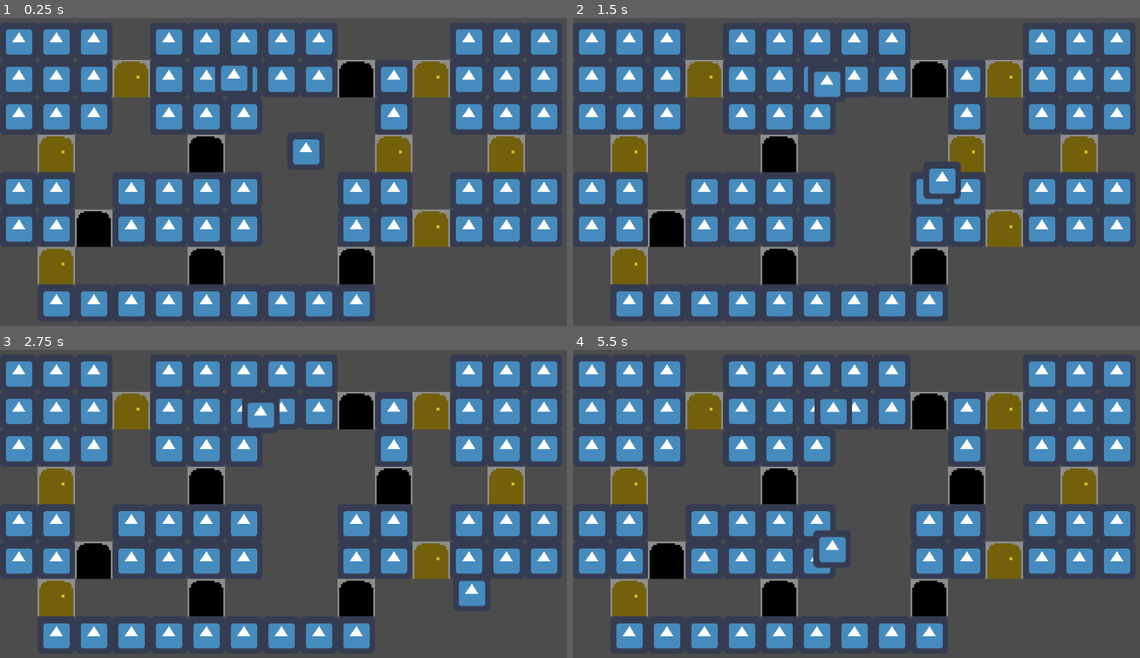
Above: before the commit, frames 1-4 (two rows, left to right).
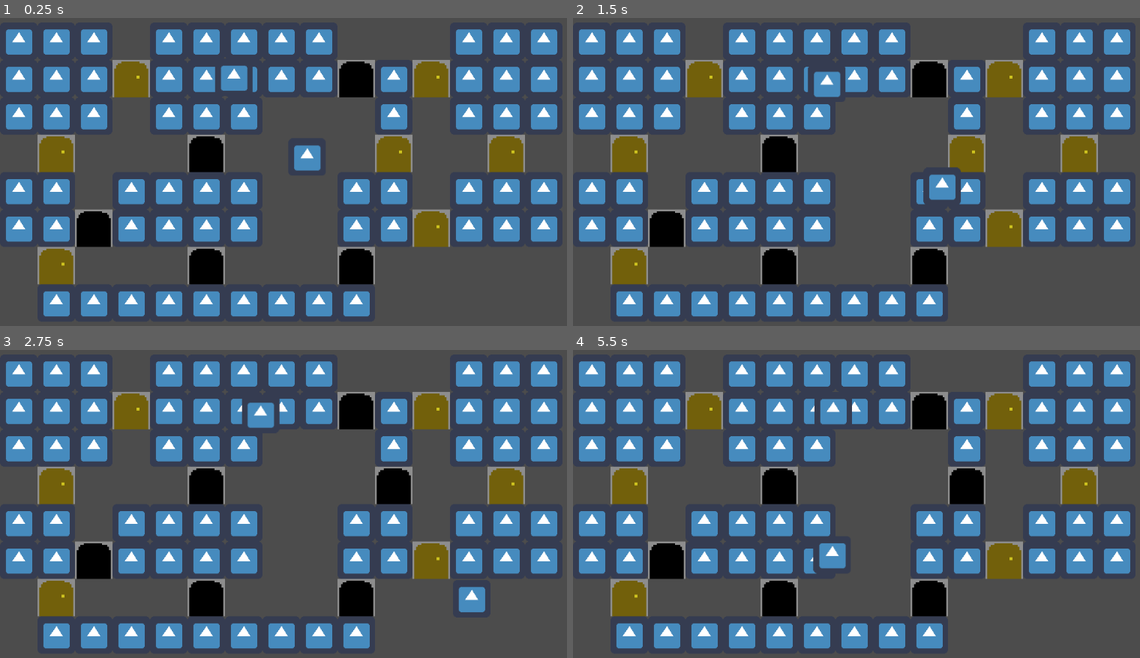
Above: after the commit, the same moments.

Repository: Omivel/LudemDare46
Game: Godot game, scene res://Levels/TestLevel.tscn
Two runs of this game, one before a commit and one after it. Both use one fixed random seed, a clock stepped at 60 frames per second and the inputs below. The engine's default icon, where the game draws it, is replaced by a stand-in: a white triangle on a blue panel in a dark square.
Inputs (mouse positions are in pixels of both pictures, inside the frame that each line leads up to):
- Up to frame 1 (0.25 s): no input
- Up to frame 2 (1.5 s): move the mouse to (1003, 144) at 0.52 s; press the mouse at (1003, 144) at 0.53 s; hold Right (ui_right) 0.53-1.28 s; tap Space (ui_select) at 0.77 s; move the mouse to (754, 178) at 1.27 s; release the mouse at (754, 178) at 1.28 s; hold Down (ui_down) from 1.28 s (still down); click (754, 178) at 1.35 s
- Up to frame 3 (2.75 s): tap Space (ui_select) at 1.52 s; move the mouse to (357, 414) at 2.02 s; release Down (ui_down) at 2.03 s; press the mouse at (357, 414) at 2.03 s; hold Right (ui_right) from 2.03 s (still down)
- Up to frame 4 (5.5 s): move the mouse to (845, 562) at 2.77 s; release Right (ui_right) at 2.78 s; release the mouse at (845, 562) at 2.78 s; hold Up (ui_up) 2.78-3.53 s; click (845, 562) at 2.85 s; tap Space (ui_select) at 3.02, 3.77, 4.52 s; move the mouse to (1054, 544) at 3.52 s; press the mouse at (1054, 544) at 3.53 s; hold Left (ui_left) 3.53-5.03 s; move the mouse to (692, 439) at 4.27 s; release the mouse at (692, 439) at 4.28 s; click (692, 439) at 4.35 s; move the mouse to (901, 491) at 5.02 s; press the mouse at (901, 491) at 5.03 s; hold Down (ui_down) from 5.03 s (still down)

The runs differ from the first frame. In frame 1, 0.3% of the frame differs, in the area x 51-57%, y 39-50%; in frame 2, 0.4%; in frame 3, 0.3%; in frame 4, 0.4%, in the area x 42-49%, y 58-73%.

Commit message:
tweaked main drone and levels

Diff:
--- a/game/Levels/TestLevel.tscn
+++ b/game/Levels/TestLevel.tscn
@@ -86,7 +86,7 @@
 stream = ExtResource( 11 )
 
 [node name="KinematicBody2D" parent="." instance=ExtResource( 4 )]
-position = Vector2( 522, 284 )
+position = Vector2( 524.085, 294.427 )
 
 [node name="footsteps" type="AudioStreamPlayer" parent="KinematicBody2D"]
 stream = ExtResource( 16 )
--- a/game/Levels/main-drone.gd
+++ b/game/Levels/main-drone.gd
@@ -23,4 +23,4 @@
 
 
 func _on_Monster_failstate():
-	set_volume_db(-80) # Replace with function body.
+	stop() # Replace with function body.
--- a/game/Scenes/Monster/Monster.gd
+++ b/game/Scenes/Monster/Monster.gd
@@ -38,7 +38,7 @@
 # warning-ignore:unused_argument
 func _physics_process(delta):
 	if playerpos != null:
-		$monstermusic.set_volume_db( -(global_position.distance_to(playerpos) / 10.0) + 6)
+		$monstermusic.set_volume_db( -(global_position.distance_to(playerpos) / 20.0) + 6)
 	#On each physics tick we check to see if there is a goal to move to
 	#if there is we move to it until we get to it with some fault tolerence
 	#Once reached the goal is removed from the que
@@ -54,8 +54,8 @@
 		newPath(pathfinding.get_simple_path(global_position, placesToGo[0], false))
 
 func _catch(caught):
-	print("I caught ", caught)
 	if !$failsound.is_playing() && str(caught) == "[KinematicBody2D:1283]":
+		print("I caught ", caught)
 		$failsound.play()
 		$monstermusic.stop()
 		emit_signal("failstate")
